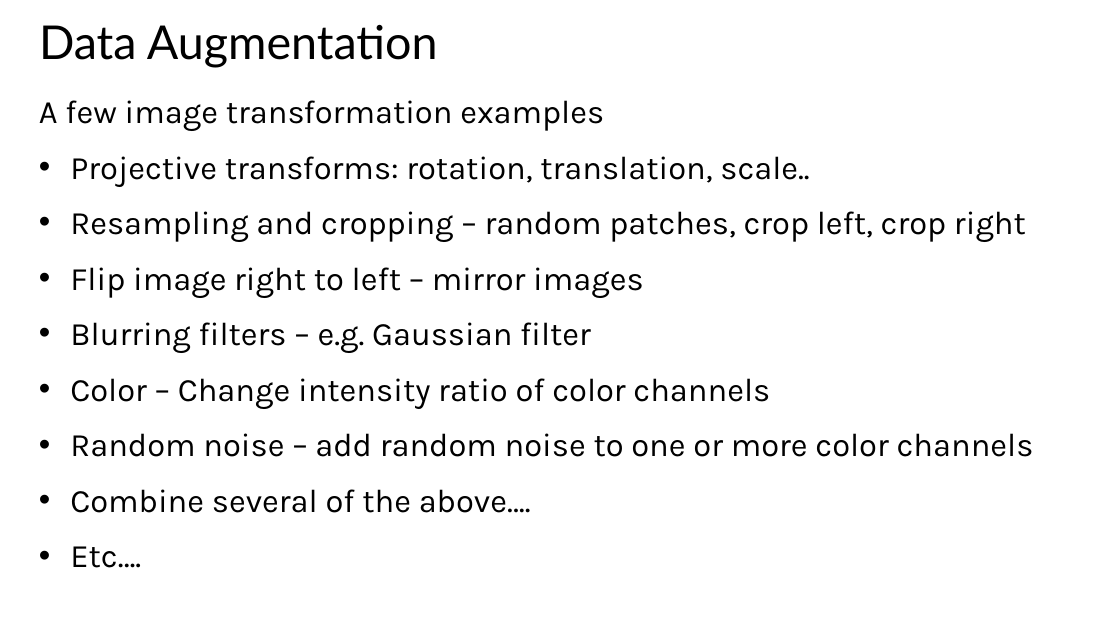
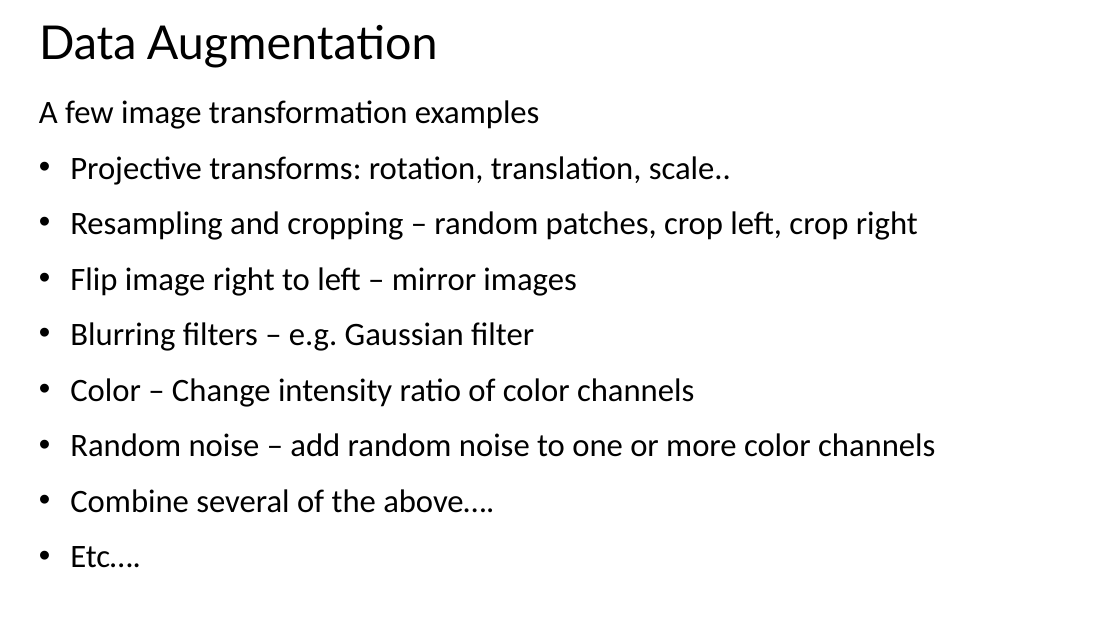
Before and after one commit to StephenElston/CSCI-E25, a slide deck: slide 77 of Slides/6_ConvolutionalNNs.pptx (slide 76 before the commit). Drawn at 1120x630 pixels with LibreOffice and Linux fonts; fonts in the diff are those of the drawing. Boxes give left, top, right and bottom in pixels: in the first picture for what was removed or moved away, otherwise in the second. Text is boxed around its words. In the diff, an @@ line names an element or a change of style, - is before the commit and + after.

```diff
--- a/Slides/6_ConvolutionalNNs.pptx
+++ b/Slides/6_ConvolutionalNNs.pptx
@@ text "A few image transformation examples" at (39,100,935,568): font Karla to Calibri @@
```
Also in this commit, not shown: 5 other slides changed, 1 slide added.
